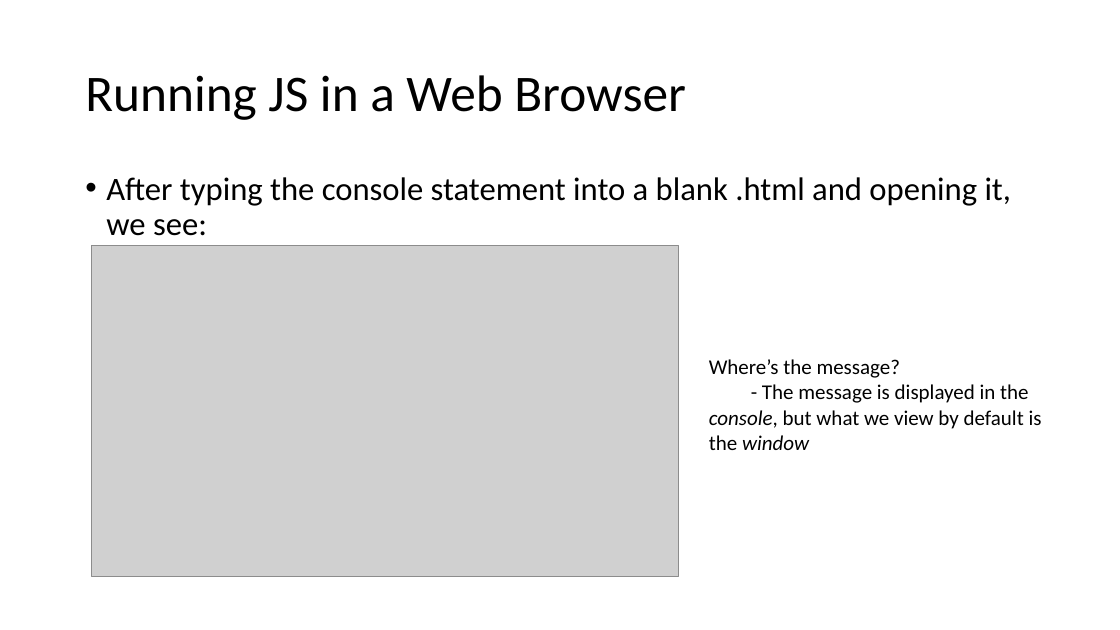
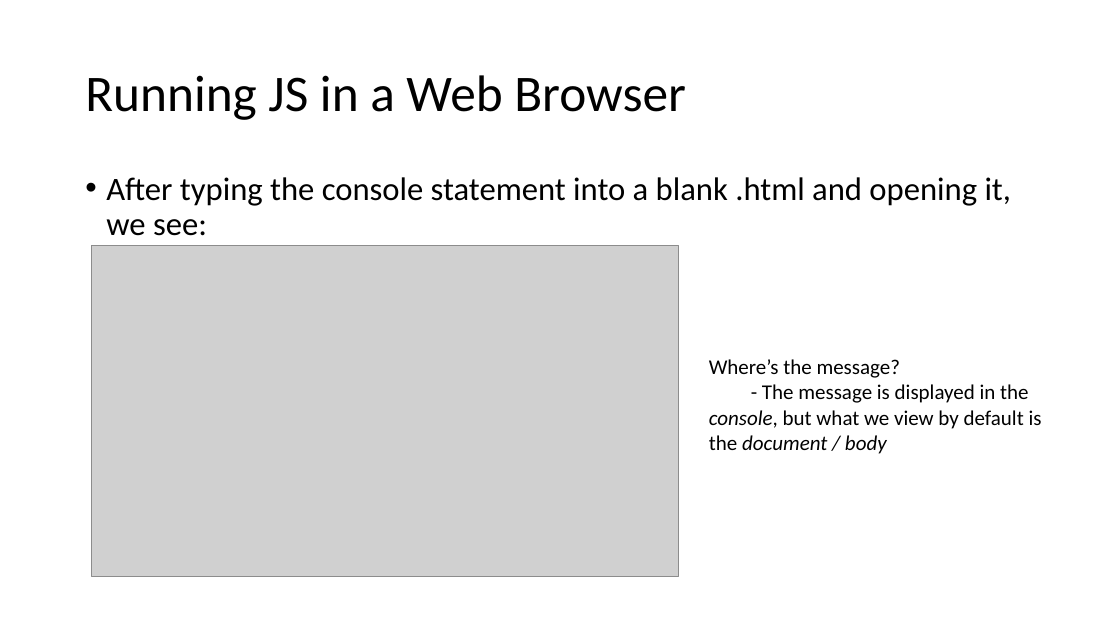
Before and after one commit to MrJoshGross/Course-Curricular-Material, a slide deck: slide 13 of Computer Science Principles/Lectures/Lecture 10 - Introduction to JavaScript.pptx. Drawn at 1120x630 pixels with LibreOffice and Linux fonts; fonts in the diff are those of the drawing; grey boxes stand for pictures. Boxes give left, top, right and bottom in pixels: in the first picture for what was removed or moved away, otherwise in the second. Text is boxed around its words. In the diff, an @@ line names an element or a change of style, - is before the commit and + after.

```diff
--- a/Computer Science Principles/Lectures/Lecture 10 - Introduction to JavaScript.pptx
+++ b/Computer Science Principles/Lectures/Lecture 10 - Introduction to JavaScript.pptx
@@ text at box(709, 384, 1042, 454): text changed @@
-- The message is displayed in the console, but what we view by default is the window
+- The message is displayed in the console, but what we view by default is the document / body
```
Also in this commit, not shown: 15 other slides changed.
